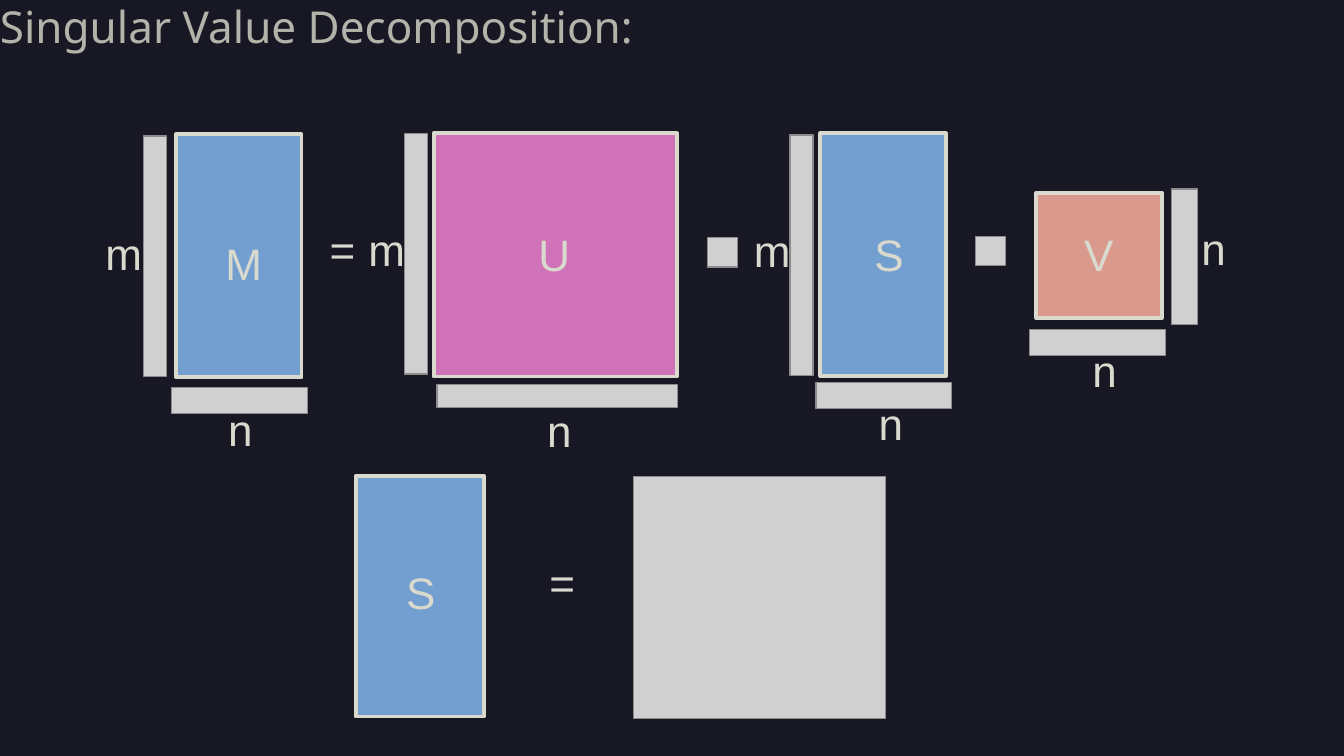
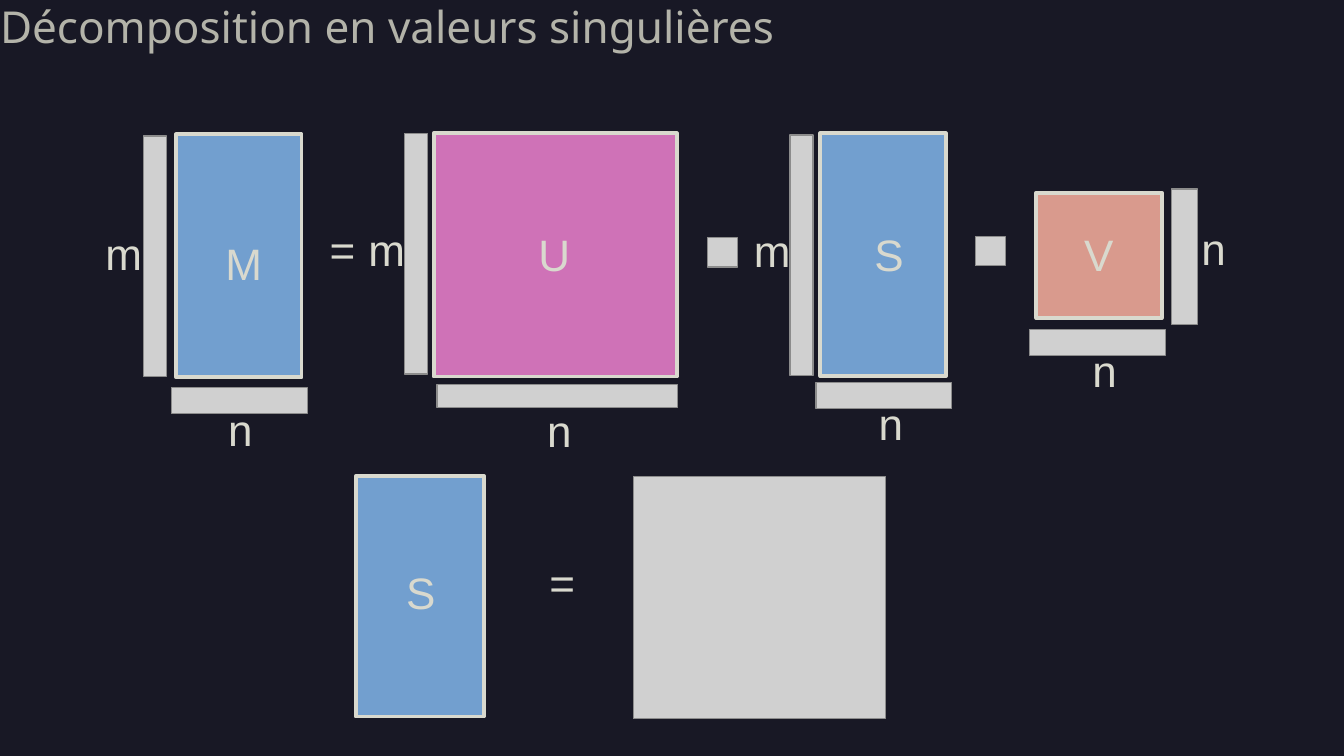
Before and after one commit to AmdaU/presentations, a slide deck: slide 18 of Seminaire/Seminaire.odp (slide 14 before the commit). Drawn at 1344x756 pixels with LibreOffice and Linux fonts; fonts in the diff are those of the drawing; grey boxes stand for pictures; background and template pictures are left out. Boxes give left, top, right and bottom in pixels: in the first picture for what was removed or moved away, otherwise in the second. Text is boxed around its words. In the diff, an @@ line names an element or a change of style, - is before the commit and + after.

```diff
--- a/Seminaire/Seminaire.odp
+++ b/Seminaire/Seminaire.odp
@@ text at <box>0,9,774,54</box>: text changed @@
-Singular Value Decomposition:
+Décomposition en valeurs singulières
```
Also in this commit, not shown: 15 other slides changed, 13 slides added, 5 slides removed, 54 other files.
